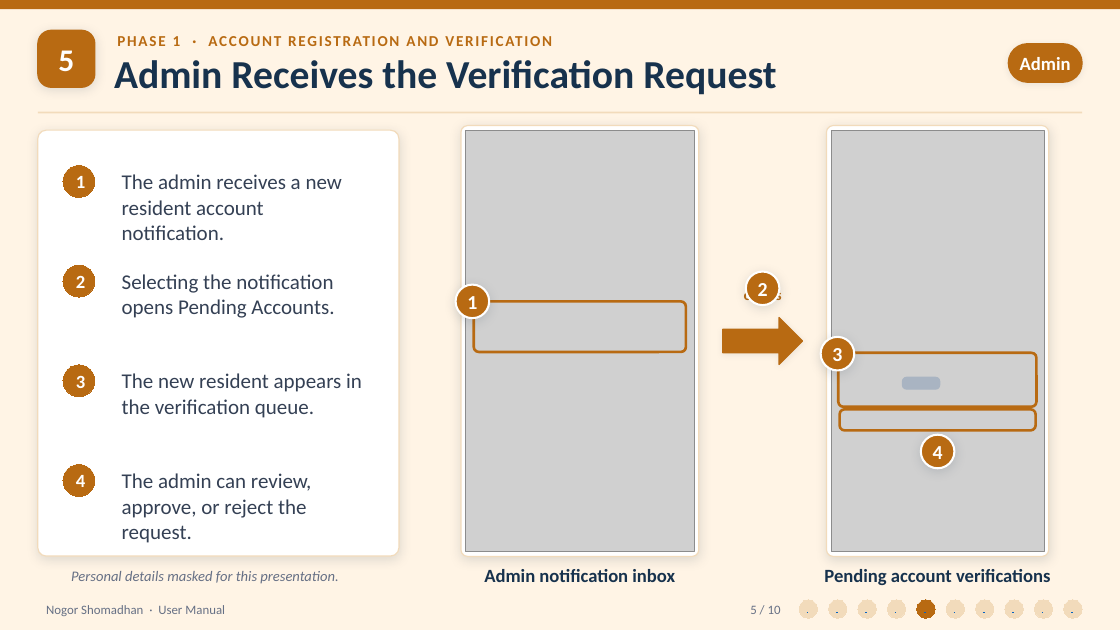
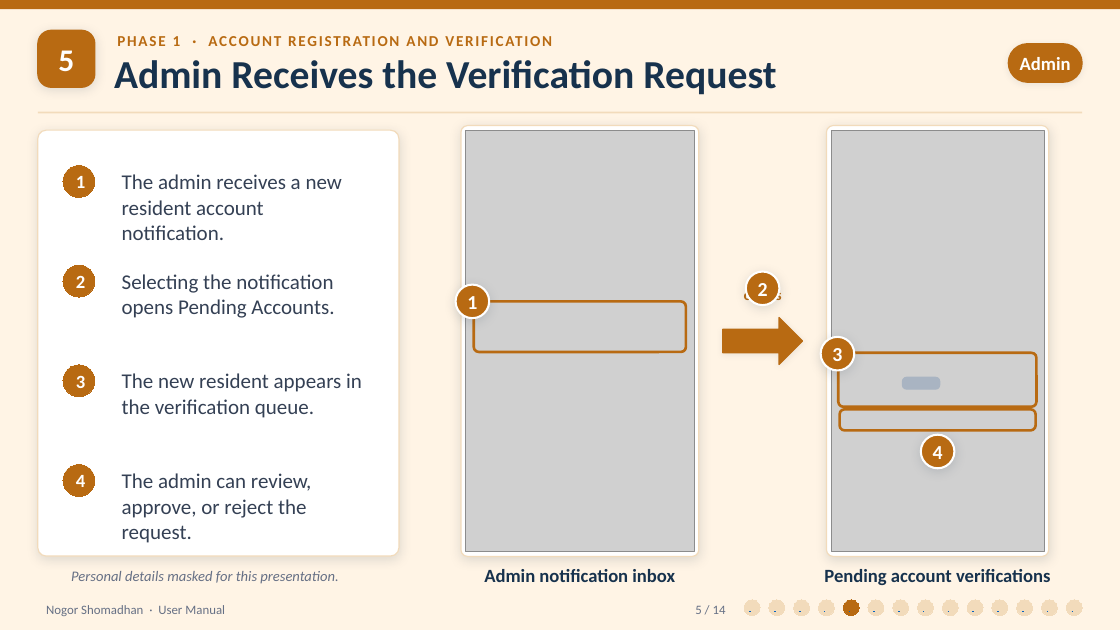
Before and after one commit to Zawadur-Rafid/NogorShomadhan, a slide deck: slide 5 of User Manual/NogorShomadhan_UserManual_Phase1.pptx. Drawn at 1120x630 pixels with LibreOffice and Linux fonts; fonts in the diff are those of the drawing; grey boxes stand for pictures. Boxes give left, top, right and bottom in pixels: in the first picture for what was removed or moved away, otherwise in the second. Text is boxed around its words. In the diff, an @@ line names an element or a change of style, - is before the commit and + after.

```diff
--- a/User Manual/NogorShomadhan_UserManual_Phase1.pptx
+++ b/User Manual/NogorShomadhan_UserManual_Phase1.pptx
@@ text at (695,606,726,614): text changed @@
-5 / 10
+5 / 14
@@ ellipse: place and size @@
-ellipse at (799,600,818,618)
+ellipse at (744,600,760,616)
@@ ellipse: place and size @@
-ellipse at (828,600,847,618)
+ellipse at (769,600,785,616)
@@ ellipse: place and size @@
-ellipse at (858,600,876,618)
+ellipse at (794,600,810,616)
@@ ellipse: place and size @@
-ellipse at (887,600,906,618)
+ellipse at (818,600,834,616)
@@ ellipse: place and size @@
-ellipse at (917,600,935,618)
+ellipse at (844,600,860,616)
@@ ellipse: place and size @@
-ellipse at (946,600,965,618)
+ellipse at (868,600,884,616)
@@ ellipse: place and size @@
-ellipse at (975,600,994,618)
+ellipse at (893,600,909,616)
@@ ellipse: place and size @@
-ellipse at (1005,600,1023,618)
+ellipse at (918,600,933,616)
@@ ellipse: place and size @@
-ellipse at (1034,600,1053,618)
+ellipse at (943,600,959,616)
@@ ellipse: place and size @@
-ellipse at (1064,600,1082,618)
+ellipse at (967,600,983,616)
@@ ellipse added at (992,600,1008,616), fill #F2DBBB, outline #F2DBBB 0.75 pt @@
@@ ellipse added at (1017,600,1033,616), fill #F2DBBB, outline #F2DBBB 0.75 pt @@
@@ ellipse added at (1042,600,1058,616), fill #F2DBBB, outline #F2DBBB 0.75 pt @@
@@ ellipse added at (1066,600,1082,616), fill #F2DBBB, outline #F2DBBB 0.75 pt @@
```
Also in this commit, not shown: 9 other slides changed, 4 slides added, 4 other files.
